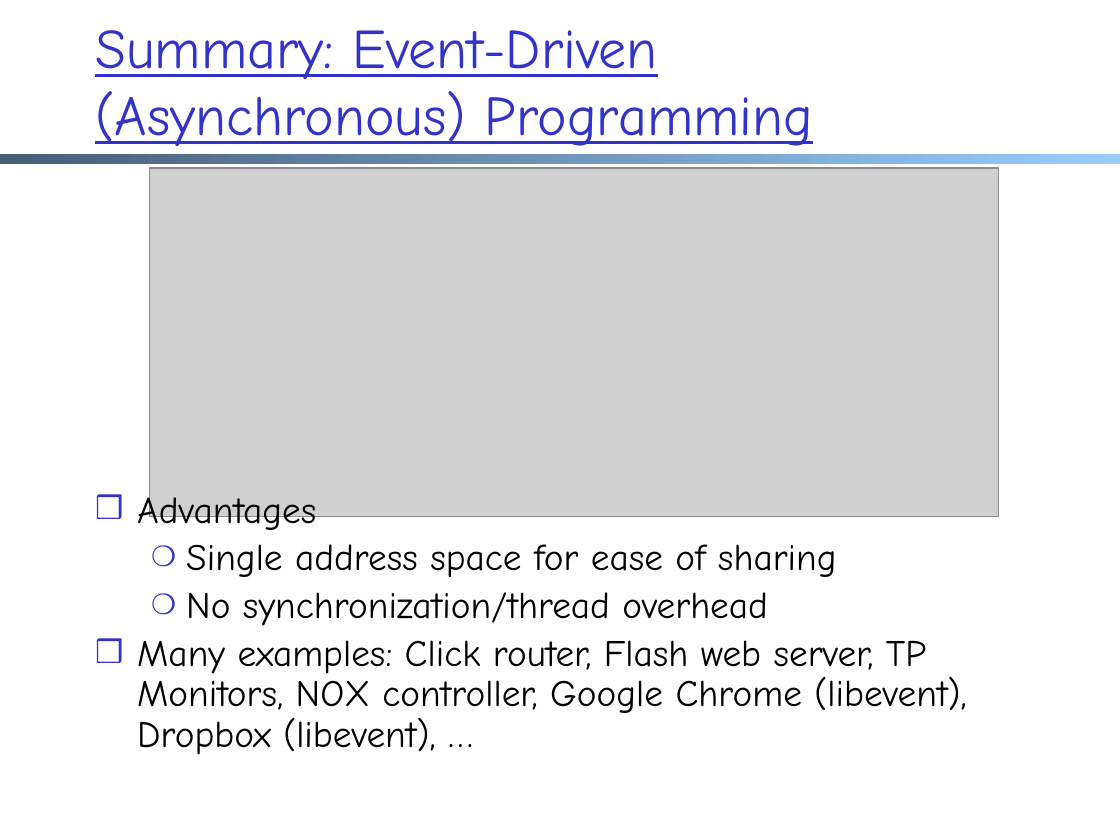
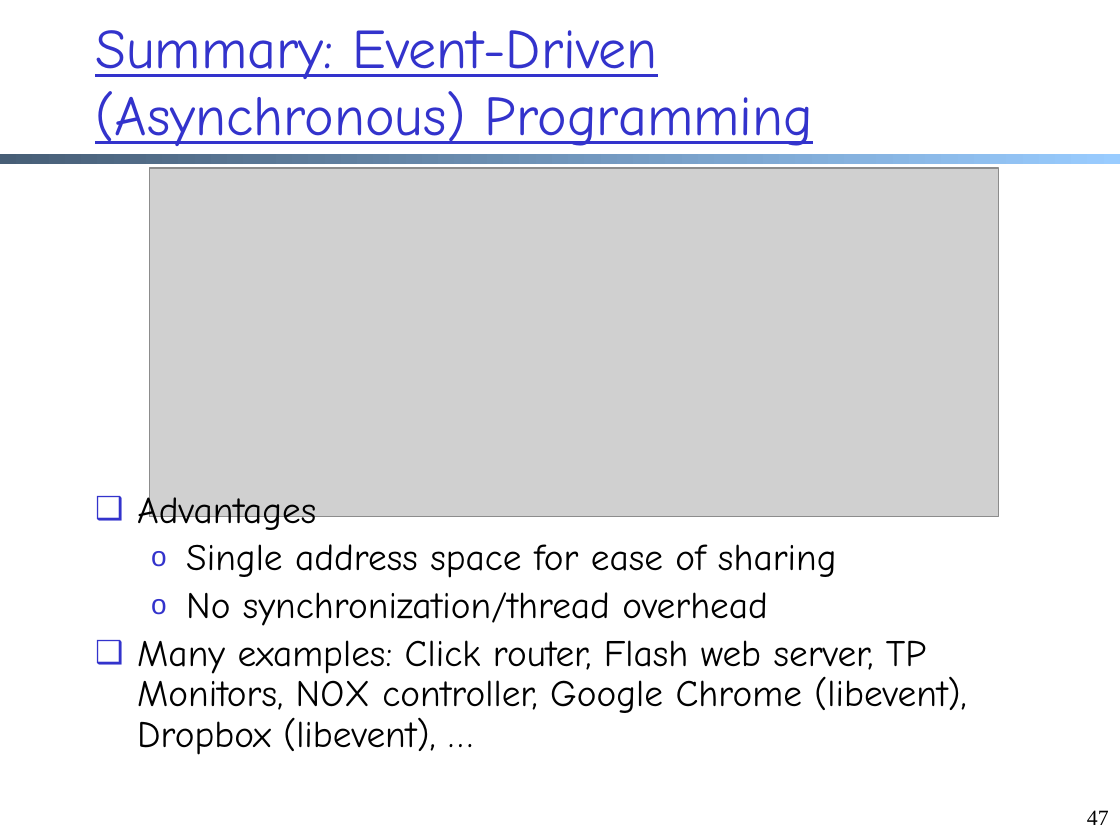
Before and after one commit to xiangq27/xiangq27.github.io, a slide deck: slide 47 of courses/cnns-xmuf21/files/lectures/application-op-analysis-load-balance.pptx (slide 9 before the commit). Drawn at 1120x840 pixels with LibreOffice and Linux fonts; fonts in the diff are those of the drawing; grey boxes stand for pictures. Boxes give left, top, right and bottom in pixels: in the first picture for what was removed or moved away, otherwise in the second. Text is boxed around its words. In the diff, an @@ line names an element or a change of style, - is before the commit and + after.

```diff
--- a/courses/cnns-xmuf21/files/lectures/application-op-analysis-load-balance.pptx
+++ b/courses/cnns-xmuf21/files/lectures/application-op-analysis-load-balance.pptx
@@ text "Advantages" at [137,491,966,755]: bullet ❒ to ❑; bullet ❍ to o @@
@@ page number added at [1087,810,1109,825], 14 pt, text #000000 @@
+47
```
Also in this commit, not shown: 43 other slides changed, 42 slides added, 1 slide removed, 23 other files.
